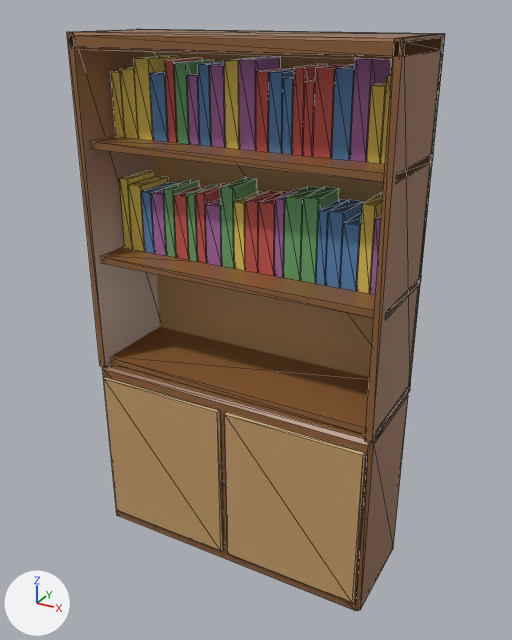
The glTF model assets/models/apartment/bookshelf.glb as it was, and as the next commit left it.
Rendered twice from a 50 mm camera at (1.35, -2.39, 2.38) aimed at (0.03, 0.01, 1.18). The lights are fixed; the arrows at lower left show +X, +Y and +Z. The older version comes first. Mesh edges are drawn as thin lines. Vertices at exactly the same position are counted once.

In view in the first picture: 'bookshelf'.
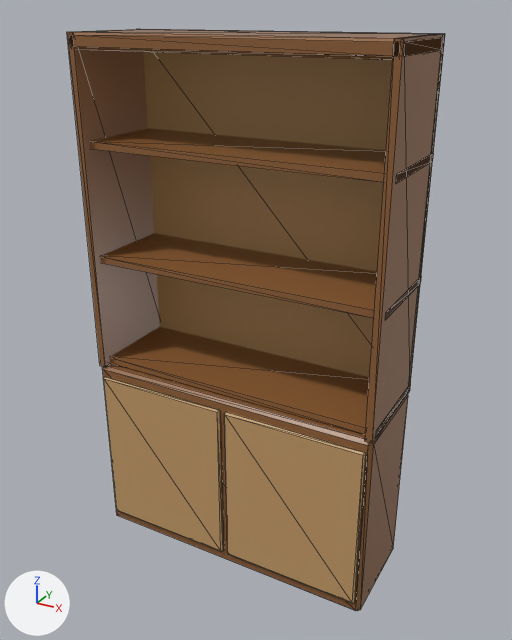
Location of each change, [x1, y1, x2, y2] in pixels of the pictures (512 x 640 px):
```json
{"part": 1, "of": "me_cube_104", "change": "deleted", "before": [111, 56, 392, 295]}
```

Scene script edits in JSON lines:
```json
{"block": "me_cube_104", "where": "# used by ob_bookshelf; location = (0.0, 0.0, 0.0)"}
{"op": "remove", "block": "me_cube_104", "code": "me_cube_104.from_pydata(...)  # 476 vertices, 752 faces; spans x -0.65..0.65, y -0.24..0.23, z 0.05..2.3"}
{"op": "add", "block": "me_cube_104", "code": "me_cube_104.from_pydata(...)  # 140 vertices, 248 faces; spans x -0.65..0.65, y -0.24..0.23, z 0.05..2.3"}
{"block": "me_cube_104", "change": "me_cube_104 part 1: 42 loose pieces with 336 vertices, spanning x -0.6..0.62, y -0.05..0.15, z 1.41..2.23, are deleted"}
{"op": "remove", "block": "me_cube_104", "code": "me_cube_104.materials.append(mat_book3)  # yellow #e7cb59"}
{"op": "remove", "block": "me_cube_104", "code": "me_cube_104.materials.append(mat_book1)  # blue #5989bc"}
{"op": "remove", "block": "me_cube_104", "code": "me_cube_104.materials.append(mat_book4)  # pink #aa6caa"}
{"op": "remove", "block": "me_cube_104", "code": "me_cube_104.materials.append(mat_book2)  # green #6caa6c"}
{"op": "remove", "block": "me_cube_104", "code": "me_cube_104.materials.append(mat_book0)  # red #cb5950"}
```
